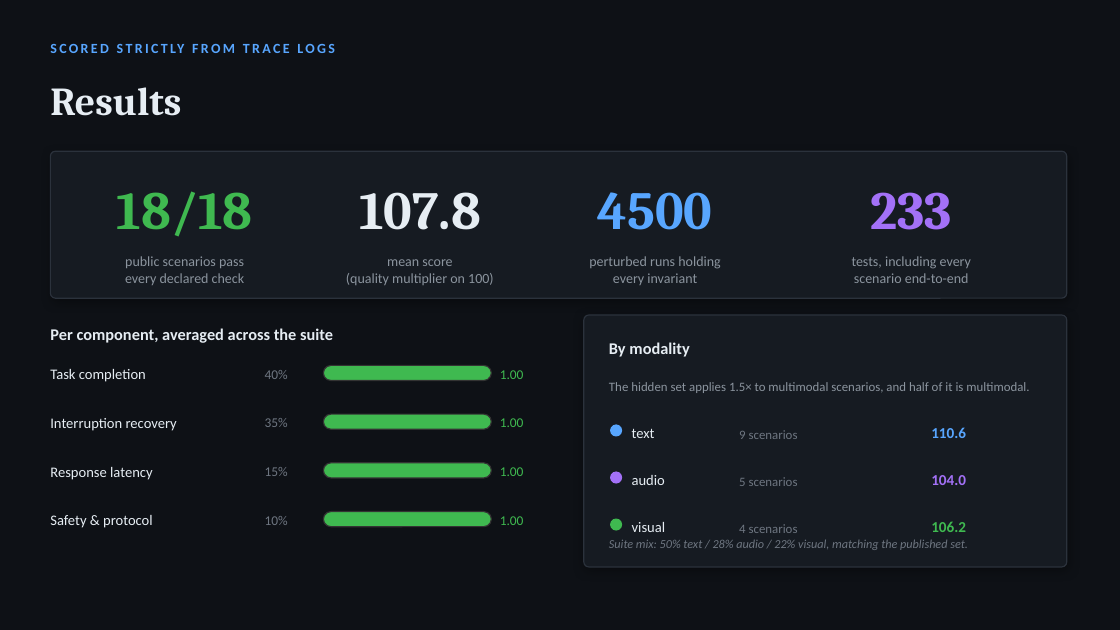
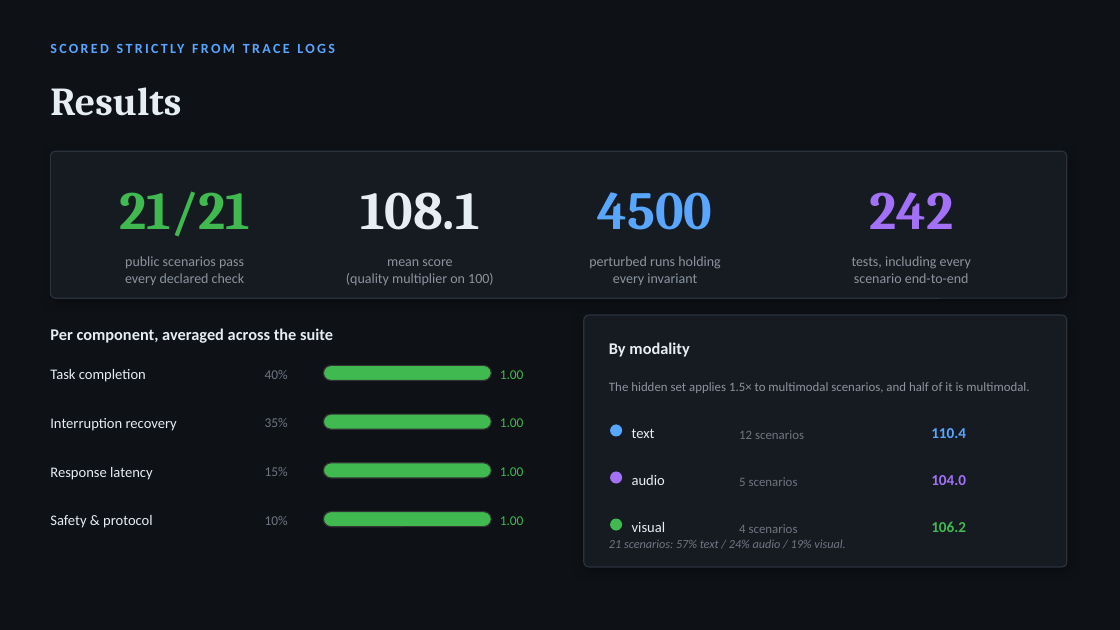
Before and after one commit to itsAryan-devop/parley, a slide deck: slide 8 of deck/ThaparPatiala_TEAM_Submission_ppt.pptx. Drawn at 1120x630 pixels with LibreOffice and Linux fonts; fonts in the diff are those of the drawing. Boxes give left, top, right and bottom in pixels: in the first picture for what was removed or moved away, otherwise in the second. Text is boxed around its words. In the diff, an @@ line names an element or a change of style, - is before the commit and + after.

Commit message:
Refresh the figures quoted in README and deck
Both quoted the 18-scenario numbers. Now 21/21, mean 108.1, 242 tests.

The deck script was briefly corrupted by editing it through PowerShell
Set-Content, which round-trips UTF-8 through the ANSI codepage and turned every
em-dash into mojibake. Reverted and redone with proper edits; markitdown
confirms the packed .pptx is clean.

```diff
--- a/deck/ThaparPatiala_TEAM_Submission_ppt.pptx
+++ b/deck/ThaparPatiala_TEAM_Submission_ppt.pptx
@@ text at (119, 191, 250, 237): text changed @@
-18/18
+21/21
@@ text at (360, 192, 480, 230): text changed @@
-107.8
+108.1
@@ text at (869, 192, 953, 229): text changed @@
-233
+242
@@ text at (739, 430, 804, 439): text changed @@
-9 scenarios
+12 scenarios
@@ text at (931, 428, 966, 438): text changed @@
-110.6
+110.4
@@ text at (609, 539, 845, 548): text changed @@
-Suite mix: 50% text / 28% audio / 22% visual, matching the published set.
+21 scenarios: 57% text / 24% audio / 19% visual.
```
Also in this commit, not shown: 1 other slide changed, 2 other files.
